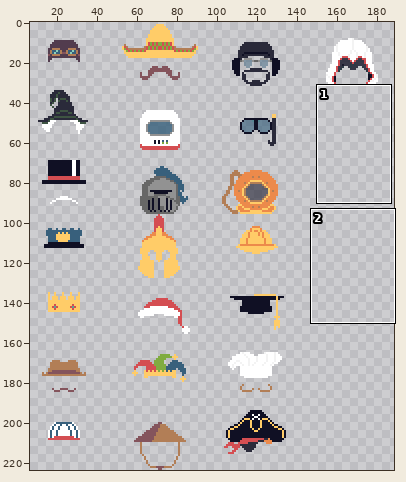
Two versions of one sprite sheet, game/assets/images/hats.png. Above: a wide view before the commit, with the close-up outlined.
Close-up. The starting point:
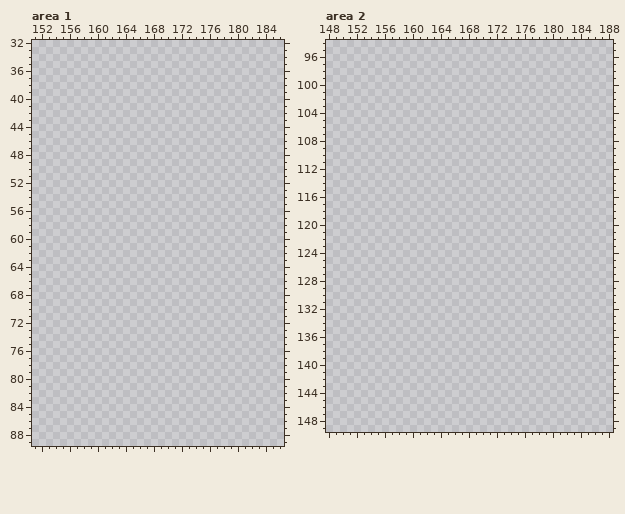
The file is 192x224 pixels. Shown: area 1: x 151..186, y 32..89; area 2: x 148..188, y 94..149. The wide view leaves out empty margins. The commit also changed other parts of the picture, which this record leaves out.
Palette (. is transparent): 
And afterwards:
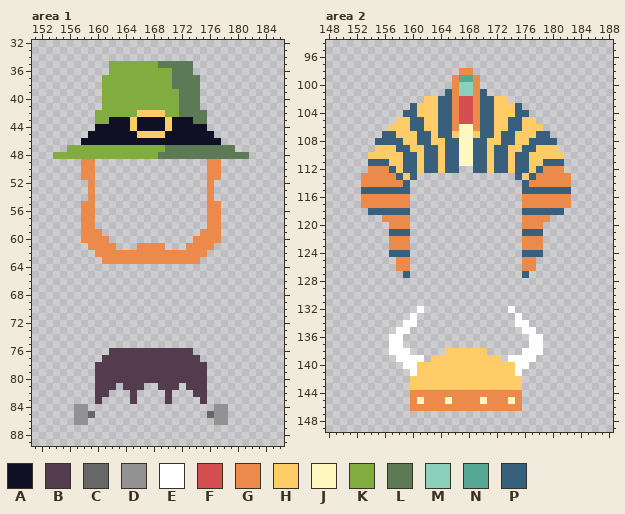
Colours new in this view: A #101024  B #523c4e  C #676767  D #929292  E #ffffff  F #d44e52  G #ec8a4b  H #ffcc68  J #fff8c0  K #80ac40  L #5c7a56  M #8bd0ba  N #55a894  P #38607c
Difference:
Changed rows in their new state; - is an unchanged pixel.
Area 1:
first column x 154:
35 --------KKKKKKKLLLLL--------
36 --------KKKKKKKKKLLL--------
37 -------KKKKKKKKKKLLLL-------
38 -------KKKKKKKKKKLLLL-------
39 -------KKKKKKKKKKKLLL-------
40 -------KKKKKKKKKKKLLL-------
41 -------KKKKKKKKKKKLLL-------
42 ------KKKKKKHHHHKKLLLL------
43 ------KKAAAHAAAAHAAALL------
44 ------AAAAAHAAAAHAAAAA------
45 -----AAAAAAAHHHHAAAAAAA-----
46 ----AAAAAAAAAAAAAAAAAAAA----
47 --KKKKKKKKKKKKKKLLLLLLLLLL--
48 KKKKKKKKKKKKKKKLLLLLLLLLLLLL
49 ----GG----------------GG----
50 ----GG----------------GG----
51 ----GG----------------GG----
52 -----G----------------G-----
53 -----G----------------G-----
54 -----G----------------G-----
55 ----GG----------------GG----
56 ----GG----------------GG----
57 ----GG----------------GG----
58 ----GG----------------GG----
59 ----GGG--------------GGG----
60 ----GGGG------------GGGG----
61 -----GGGG---GGGG---GGGG-----
62 ------GGGGGGGGGGGGGGGG------
63 -------GGGGGGGGGGGGGG-------
first column x 157:
76 -----BBBBBBBBBBBB-----
77 ----BBBBBBBBBBBBBB----
78 ---BBBBBBBBBBBBBBBB---
79 ---BBBBBBBBBBBBBBBB---
80 ---BBBBBBBBBBBBBBBB---
81 ---BBB-BBB--BBB-BBB---
82 ---BB---B----B---BB---
83 ---B----B----B----B---
84 DD------------------DD
85 DDC----------------CDD
86 DD------------------DD
Area 2:
first column x 153:
 98 --------------GG--------------
 99 -------------GNNG-------------
100 -------------GMMG-------------
101 ------------PGMMGP------------
102 ---------HHPPGFFGPPHH---------
103 -------PHHHPPGFFGPPHHHP-------
104 ------PPHHHPPGFFGPPHHHPP------
105 -----HHPPHHPPGFFGPPHHPPHH-----
106 ----HHHPPHHPPGJJGPPHHPPHHH----
107 ---PPHHHPPHPPHJJHPPHPPHHHPP---
108 --PPPPHHPPHHPPJJPPHHPPHHPPPP--
109 --HHHPPHHPPHPPJJPPHPPHHPPHHH--
110 -HHHHHPPHPPHPPJJPPHPPHPPHHHHH-
111 -PPPHHPPHPPHPPJJPPHPPHPPHHPPP-
112 -GGGPHPPHPPHPP--PPHPPHPPHPGGG-
113 GGGGGPHP--------------PHPGGGGG
114 GGGGGGP----------------PGGGGGG
115 PPPPPPP----------------PPPPPPP
116 GGGGGGG----------------GGGGGGG
117 GGGGGGG----------------GGGGGGG
118 -PPPPPP----------------PPPPPP-
119 ---GGGG----------------GGGG---
120 ----GGG----------------GGG----
121 ----PPP----------------PPP----
122 ----GGG----------------GGG----
123 ----GGG----------------GGG----
124 ----PPP----------------PPP----
125 -----GG----------------GG-----
126 -----GG----------------GG-----
127 ------P----------------P------
first column x 157:
132 ----E------------E----
133 ---E--------------E---
134 --EE--------------EE--
135 -EE----------------EE-
136 EE------------------EE
137 EE------------------EE
138 EEE-----HHHHHH-----EEE
139 -EEEE-HHHHHHHHHH-EEEE-
140 --EEHHHHHHHHHHHHHHEE--
141 ---EHHHHHHHHHHHHHHE---
142 ---HHHHHHHHHHHHHHHH---
143 ---HHHHHHHHHHHHHHHH---
144 ---GGGGGGGGGGGGGGGG---
145 ---GJGGGJGGGGJGGGJG---
146 ---GGGGGGGGGGGGGGGG---
Pixel boxes of the changes (left, top, right, bottom) in both close-ups:
added: (53, 61, 249, 264)
added: (74, 348, 228, 425)
added: (361, 68, 571, 411)
